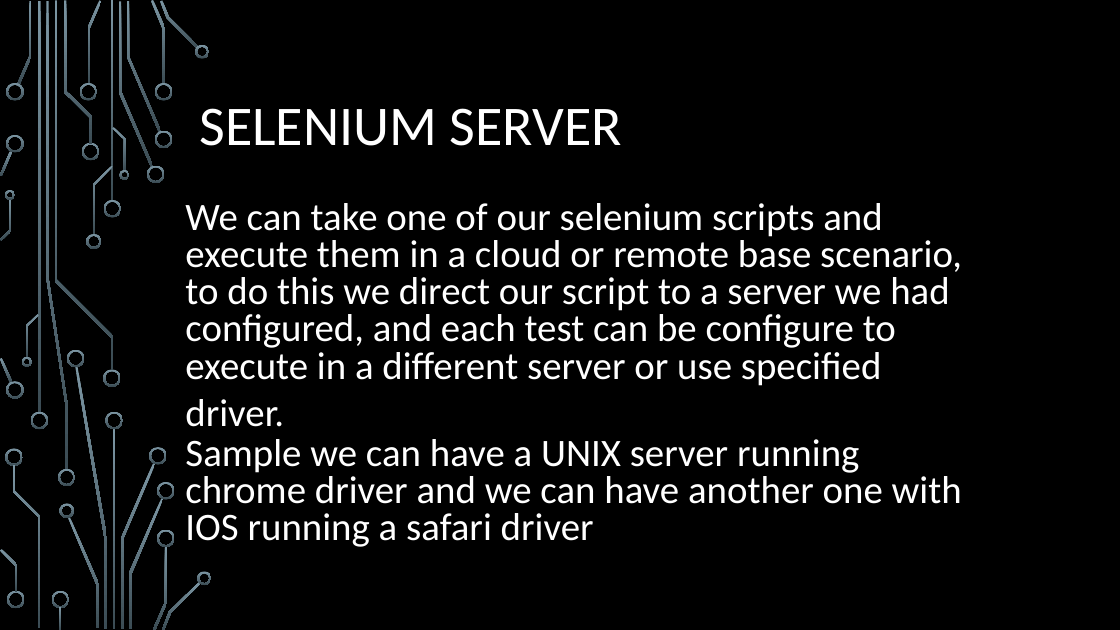
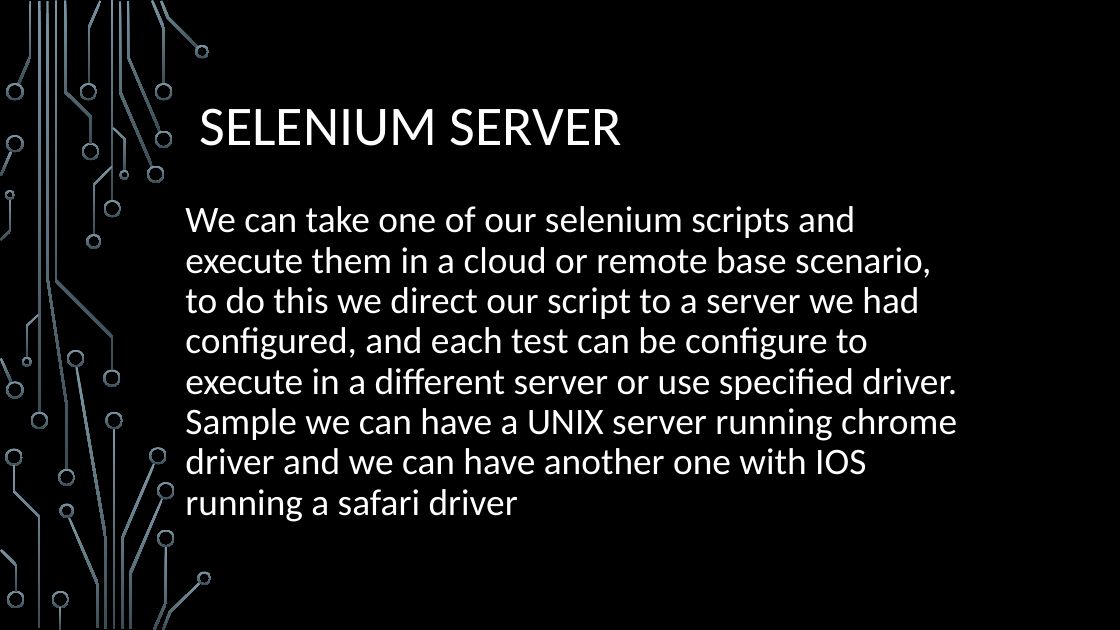
Before and after one commit to oskarCv/Selenium, a slide deck: slide 30 of Selenium/SeleniumFromScratch.pptx. Drawn at 1120x630 pixels with LibreOffice and Linux fonts; fonts in the diff are those of the drawing; background and template pictures are left out. Boxes give left, top, right and bottom in pixels: in the first picture for what was removed or moved away, otherwise in the second. Text is boxed around its words. In the diff, an @@ line names an element or a change of style, - is before the commit and + after.

```diff
--- a/Selenium/SeleniumFromScratch.pptx
+++ b/Selenium/SeleniumFromScratch.pptx
@@ text "We can take one of ..." at (185, 206, 957, 522): size 33.3 to 32 pt; line spacing 0.8 to 0.9 @@
```
Also in this commit, not shown: 8 other slides changed, 4 other files.
